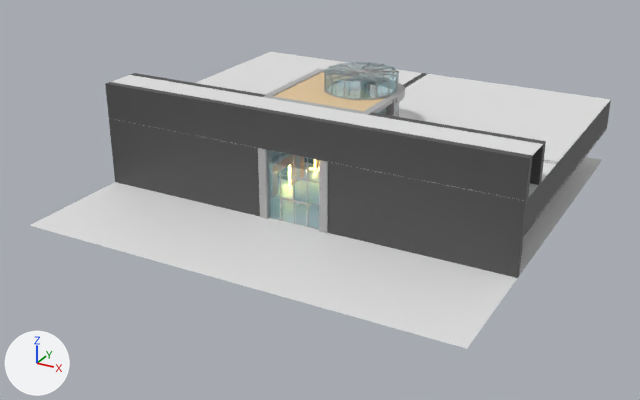
What one commit did to the FBX model SmartSpaceHub.fbx.
Before and after are seen from a camera (50 mm lens) standing at (68.8, -135.2, 63.5) and looking at (-3.6, -3.6, -2.3). Lighting does not change. The marker at lower left points along +X, +Y and +Z. The older version comes first. Where no turn or scale is listed for an object, it has been applied to the vertices.
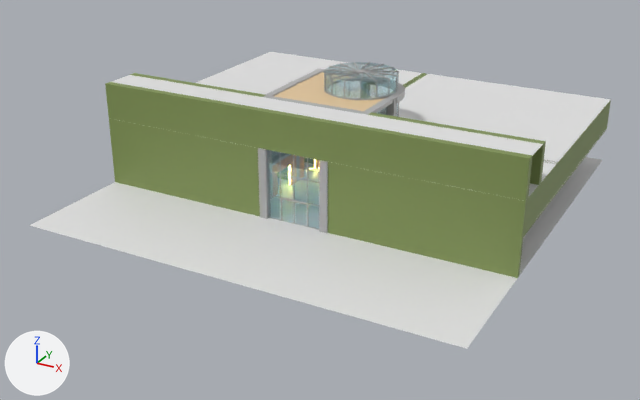
Where the change shows, as pixel boxes [x1, y1, x2, y2] in the pictures (640 x 400 px):
'Cube.017', recoloured (dark grey to green)
    both: [105, 82, 532, 201]
'Cube.012', recoloured (dark grey to green)
    both: [328, 162, 527, 278]
'Cube.011', recoloured (dark grey to green)
    both: [109, 119, 260, 216]
'Plane.015', recoloured (dark grey to green)
    both: [523, 100, 611, 237]
'Cube.014', recoloured
    both: [368, 112, 546, 185]
'Cube.015', recoloured
    both: [130, 73, 265, 97]
'Cube.018', recoloured
    both: [545, 160, 558, 196]
'Cube.019', recoloured
    both: [403, 73, 427, 87]
'Cube.035', recoloured
    both: [535, 183, 541, 220]

What the commit changed:
Material 'Walls' (mat_walls) changes colour from dark grey #515151 to green #829556; in linear values from (0.0818, 0.0818, 0.0818) to (0.223, 0.299, 0.0923).
